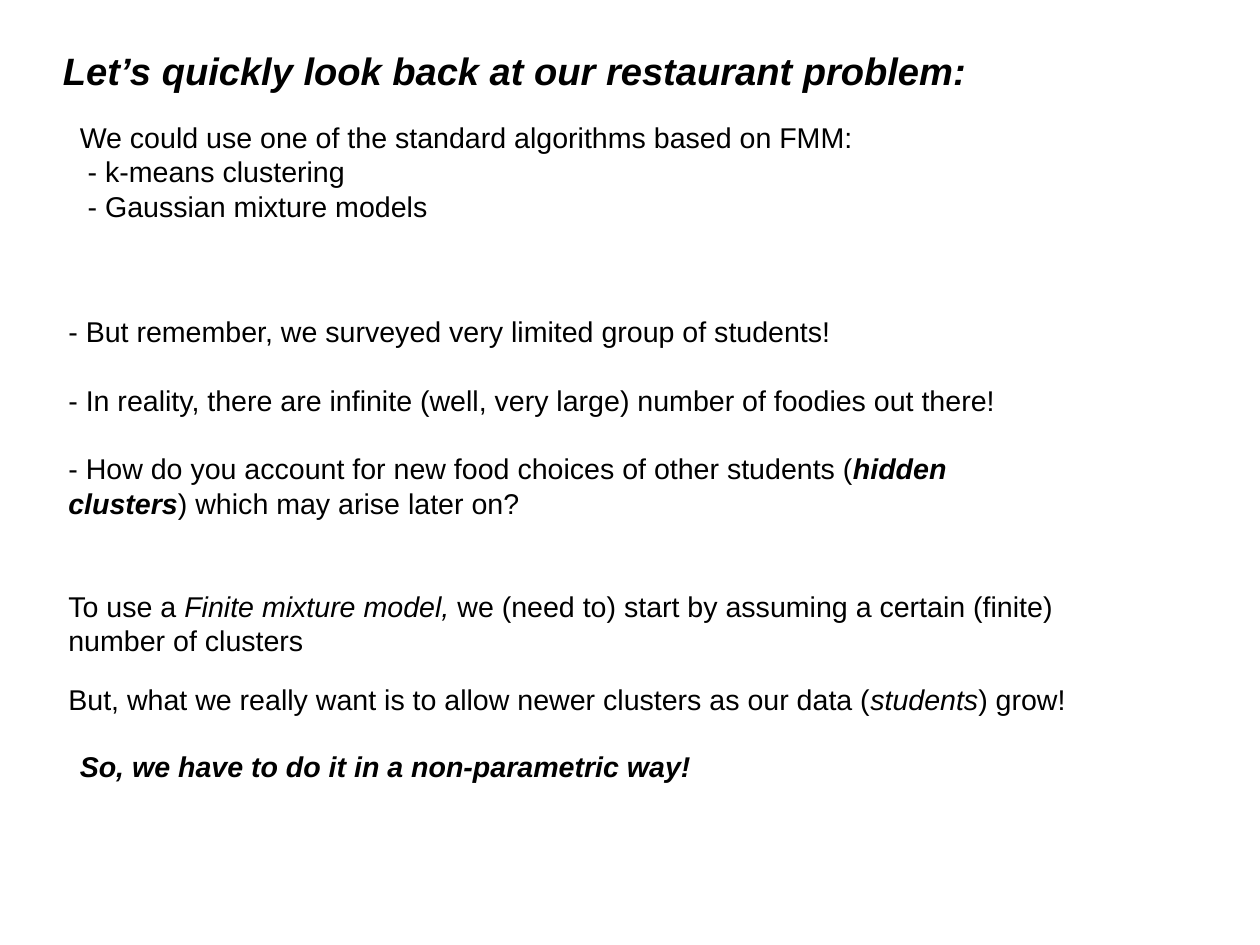
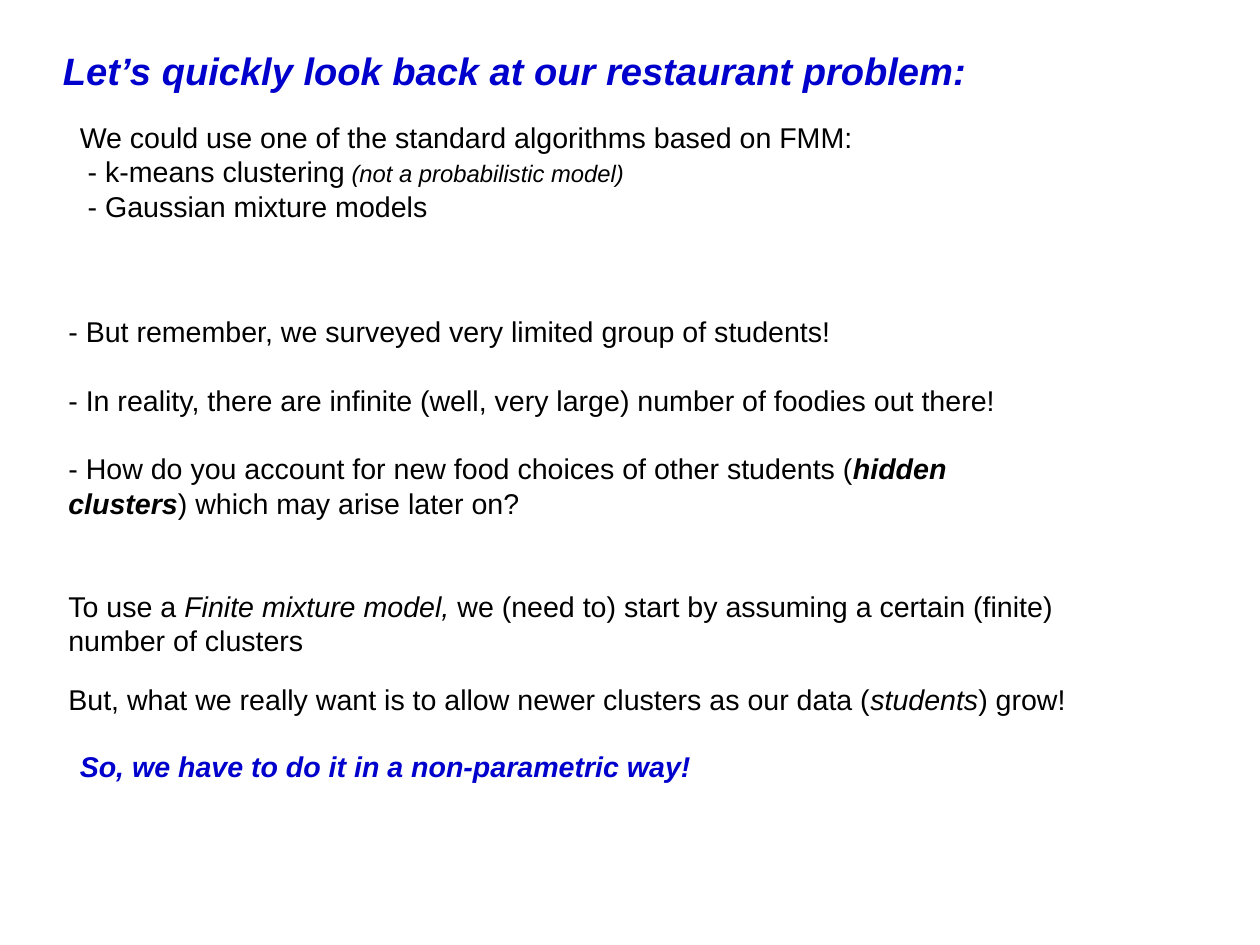
Before and after one commit to afcarl/Dirichlet_Processes, a slide deck: slide 11 of version_2.odp. Drawn at 1260x945 pixels with LibreOffice and Linux fonts; fonts in the diff are those of the drawing. Boxes give left, top, right and bottom in pixels: in the first picture for what was removed or moved away, otherwise in the second. Text is boxed around its words. In the diff, an @@ line names an element or a change of style, - is before the commit and + after.

Commit message:
changed some formatting

```diff
--- a/version_2.odp
+++ b/version_2.odp
@@ title "Let’s quickly look back at ..." at [63,57,966,93]: text colour #000000 to #0000CC @@
@@ text at [105,161,624,188]: text changed; size 18 to 15 pt; italic on @@
-- k-means clustering
+- k-means clustering (not a probabilistic model)
@@ text "So, we have to do ..." at [80,756,690,782]: text colour #000000 to #0000CC @@
```
Also in this commit, not shown: 12 other slides changed.
